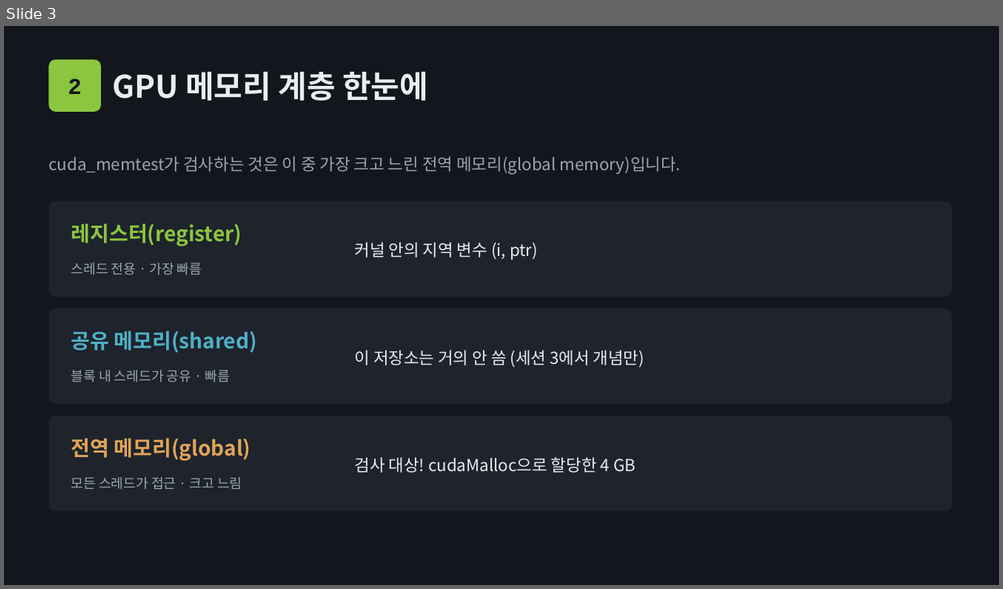
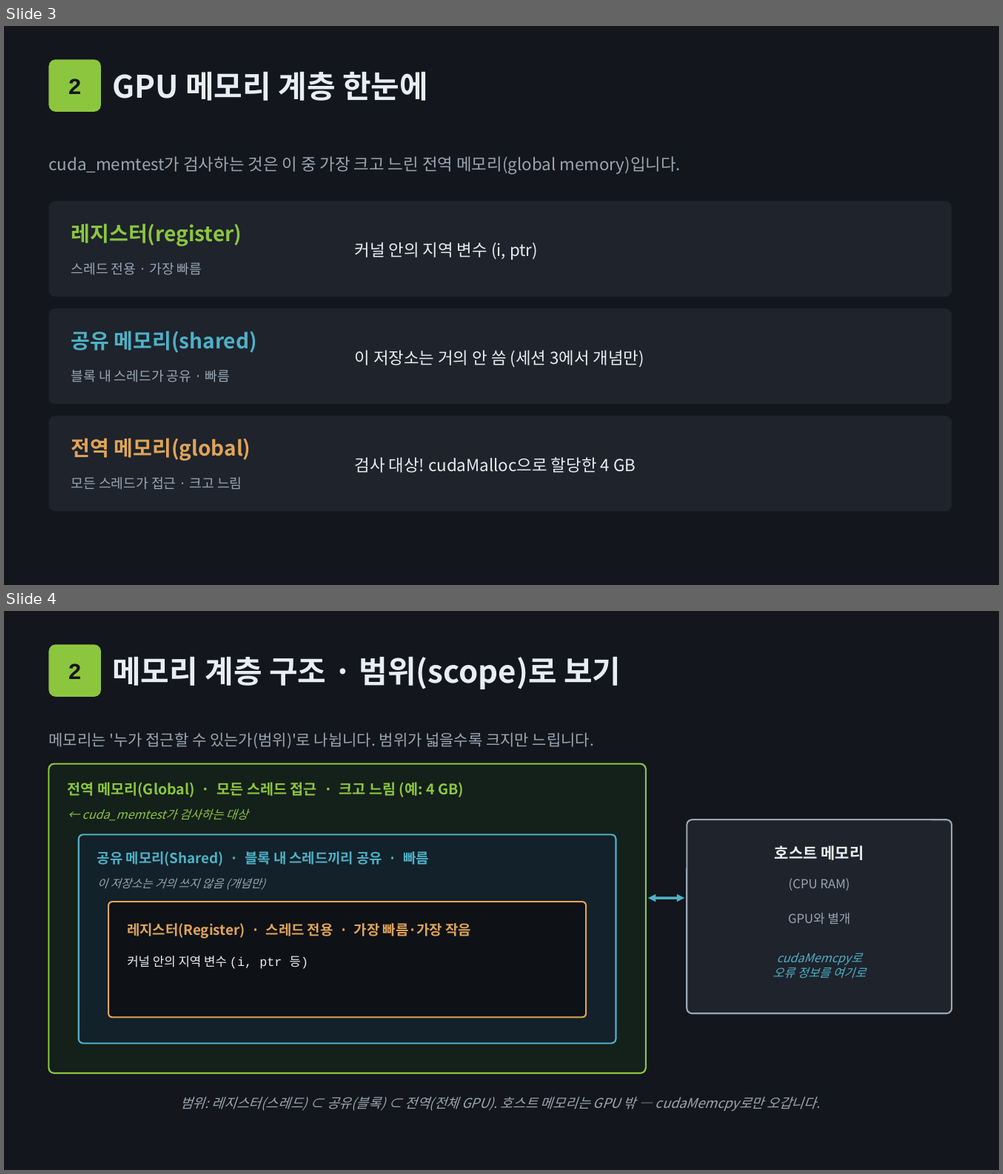
Before and after one commit to chorus96/cuda_memtest, a slide deck: seminar/slides/세션2_메모리모델과_데이터이동.pptx. Shown one above the other, each under a label of ours: slide 3 before the commit, slides 3 and 4 after it. The pictures are 1003x589 and 1003x1174 pixels, drawn with LibreOffice and Linux fonts; fonts in the diff are those of the drawing. Boxes give left, top, right and bottom in pixels: in the first picture for what was removed or moved away, otherwise in the second. Text is boxed around its words. In the diff, an @@ line names an element or a change of style, - is before the commit and + after.

```diff
--- a/seminar/slides/세션2_메모리모델과_데이터이동.pptx
+++ b/seminar/slides/세션2_메모리모델과_데이터이동.pptx
@@ slide 4 added at [4,611,999,1170], background #13161C @@
@@ rounded rectangle added at [48,644,101,697], fill #8CC63F, 22 pt, text #13161C, bold @@
+2
@@ text added at [112,656,620,689], 30 pt, text #E8EDF2, bold @@
+메모리 계층 구조 · 범위(scope)로 보기
@@ text added at [48,732,594,749], 15 pt, text #9AA6B2 @@
+메모리는 '누가 접근할 수 있는가(범위)'로 나뉩니다. 범위가 넓을수록 크지만 느립니다.
@@ rounded rectangle added at [48,764,646,1073], fill #14201A, outline #8CC63F 1.5 pt @@
@@ text added at [68,782,464,797], 14 pt, text #8CC63F, bold @@
+전역 메모리(Global) · 모든 스레드 접근 · 크고 느림 (예: 4 GB)
@@ text added at [82,809,248,821], 11.5 pt, text #8CC63F, italic @@
+← cuda_memtest가 검사하는 대상
@@ rounded rectangle added at [687,820,951,1014], fill #1E232C, outline #9AA6B2 1.5 pt @@
@@ rounded rectangle added at [79,834,616,1044], fill #12212A, outline #4FB0C6 1.5 pt @@
@@ text added at [97,851,429,866], 13.5 pt, text #4FB0C6, bold @@
+공유 메모리(Shared) · 블록 내 스레드끼리 공유 · 빠름
@@ text added at [774,846,864,860], 15 pt, text #E8EDF2, bold @@
+호스트 메모리
@@ text added at [97,878,265,890], 11 pt, text #9AA6B2, italic @@
+이 저장소는 거의 쓰지 않음 (개념만)
@@ double arrow added from (648, 898) to (685, 898), #4FB0C6 2.5 pt @@
@@ text added at [788,878,850,891], 12 pt, text #9AA6B2 @@
+(CPU RAM)
@@ rounded rectangle added at [108,902,586,1017], fill #0E1116, outline #E0A458 1.5 pt @@
@@ text added at [788,913,851,924], 12 pt, text #9AA6B2 @@
+GPU와 별개
@@ text added at [127,923,471,939], 13.5 pt, text #E0A458, bold @@
+레지스터(Register) · 스레드 전용 · 가장 빠름·가장 작음
@@ text added at [127,956,309,969], 12 pt, text #E8EDF2 @@
+커널 안의 지역 변수 (i, ptr 등)
@@ text added at [772,953,866,978], 11.5 pt, text #4FB0C6, italic @@
+cudaMemcpy로
+오류 정보를 여기로
@@ text added at [180,1097,819,1111], 13 pt, text #9AA6B2, italic @@
+범위: 레지스터(스레드) ⊂ 공유(블록) ⊂ 전역(전체 GPU). 호스트 메모리는 GPU 밖 — cudaMemcpy로만 오갑니다.
```
Also in this commit, not shown: 8 other files.
